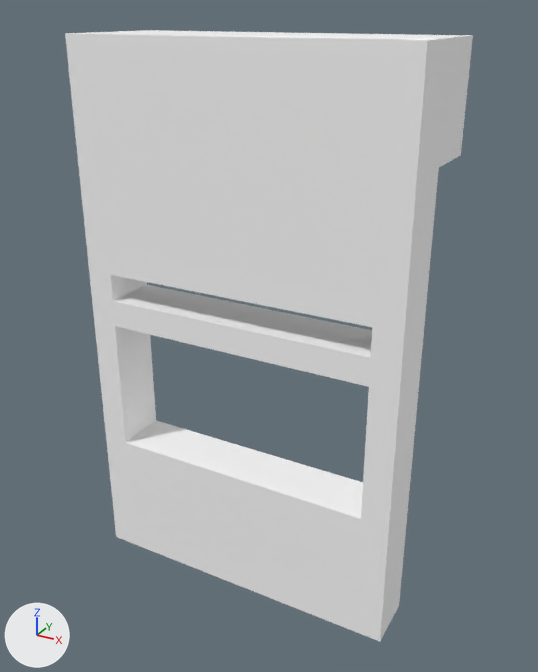
Renders of the FBX model Assets/JendelaSekolah.fbx from each side of a commit.
The view is the same before and after, from a 50 mm camera at (3.05, -5.38, 4.68) aimed at (0.06, 0.05, 1.97). The lights are fixed; the arrows at lower left show +X, +Y and +Z. The picture after the commit comes second. Where no turn or scale is listed for an object, it has been applied to the vertices.

Names of what the first picture shows: 'JendelaSekolah'.
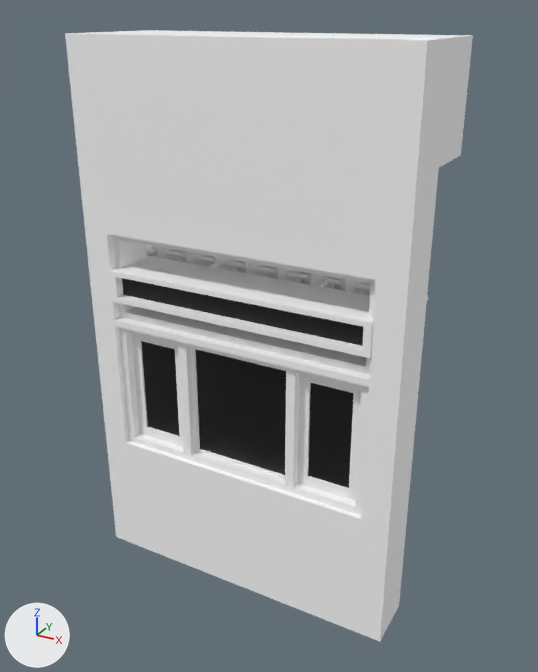
Edits to the bpy script that builds the scene:
```text
Add mat_glass:
    mat_glass = principled_material('Glass')
    mat_glass.base_color = (0.0, 0.0, 0.0)  # black #000000
Add mat_sekolahprops:
    mat_sekolahprops = principled_material('SekolahProps')
    mat_sekolahprops.base_color = (1.0, 1.0, 1.0)  # white #ffffff
Add mat_probuilderdefault:
    mat_probuilderdefault = principled_material('ProBuilderDefault')
    mat_probuilderdefault.base_color = (1.0, 1.0, 1.0)  # white #ffffff
Add mat_sekolahprops_1:
    mat_sekolahprops_1 = principled_material('SekolahProps_1')
    mat_sekolahprops_1.base_color = (1.0, 1.0, 1.0)  # white #ffffff
Change me_scene:
    where me_scene.from_pydata(...)  # 72 vertices, 76 faces; spans x -1.5..1.5, y -0.5..0.58, z -0.5..4.5
    used by ob_jendelasekolah; location = (0.0, 0.0, 0.0)
    me_scene part 1: all 16 vertices in x -1.5..1.5, y -0.5..0.0, z 2.25..2.5 are scaled about their middle by (1, 1, 3.25), then moved by (0.0, 0.0, 0.09)
Add me_scene_005:
    me_scene_005.from_pydata([(-0.13, 0.31, -0.06), (-0.13, 0.31, 0.19), (-0.12, 0.0, -0.06), (-0.13, 0.0, 0.19), (2.31, 0.31, 0.19), (2.31, 0.0, 0.19), (2.31, 0.31, -0.06), (2.31, 0.0, -0.06)], [], [(0, 2, 3, 1), (1, 3, 5, 4), (4, 5, 7, 6), (6, 7, 2, 0), (2, 7, 5, 3), (6, 0, 1, 4)])
    me_scene_005.materials.append(mat_glass)  # black #000000
Add me_scene_003:
    me_scene_003.from_pydata(...)  # 134 vertices, 210 faces; spans x -1.41..1.41, y -0.18..0.07, z -1.94..0.09
    me_scene_003.materials.append(mat_sekolahprops)  # its picture is missing
Add me_scene_006:
    me_scene_006.from_pydata(...)  # 32 vertices, 32 faces; spans x -2.31..0.19, y -0.17..0.2, z -0.03..0.78
    me_scene_006.materials.append(mat_probuilderdefault)  # its picture is missing
Add me_scene_004:
    me_scene_004.from_pydata(...)  # 16 vertices, 32 faces; spans x -1.25..1.25, y -0.26..0.26, z 2.73..3.02
    me_scene_004.materials.append(mat_sekolahprops)  # its picture is missing
Add me_scene_002:
    me_scene_002.from_pydata(...)  # 72 vertices, 132 faces; spans x -1.17..1.17, y -0.15..0.0, z 1.31..2.44
    # faces by material slot: [120, 12]
    me_scene_002.materials.append(mat_sekolahprops_1)  # white #ffffff
    me_scene_002.materials.append(mat_glass)  # black #000000
Add me_scene_001:
    me_scene_001.from_pydata(...)  # 48 vertices, 104 faces; spans x -1.25..1.25, y -0.22..0.22, z 0.0..1.25
    me_scene_001.materials.append(mat_sekolahprops)  # its picture is missing
Add ob_cube:
    ob_cube = bpy.data.objects.new('Cube', me_scene_005)
    ob_cube.location = (-1.13, -0.42, 2.31)
Add ob_besihordeng:
    ob_besihordeng = bpy.data.objects.new('BesiHordeng', me_scene_003)
    ob_besihordeng.location = (0.06, 0.13, 2.56)
Add ob_cube__1:
    ob_cube__1 = bpy.data.objects.new('Cube__1_', me_scene_006)
    ob_cube__1.location = (1.06, -0.25, 2.09)
Add ob_framejendalaatas:
    ob_framejendalaatas = bpy.data.objects.new('FrameJendalaAtas', me_scene_004)
    ob_framejendalaatas.location = (0.0, -0.25, -0.48)
Add ob_jendela:
    ob_jendela = bpy.data.objects.new('Jendela', me_scene_002)
    ob_jendela.location = (0.0, -0.22, -0.5)
Add ob_framejendela:
    ob_framejendela = bpy.data.objects.new('FrameJendela', me_scene_001)
    ob_framejendela.location = (0.0, -0.23, 0.75)
```

Changed parts and their boxes [x1, y1, x2, y2] in the pictures (538 x 672 px; the box of a moved part takes in the faces that stretch with it):
'Jendela', added: after [131, 334, 361, 501]
    faces in mat_glass (black #000000): [141, 341, 354, 488]
    faces in mat_sekolahprops_1 (white #ffffff): [131, 334, 361, 501]
'FrameJendalaAtas', added: after [109, 255, 373, 358]
'FrameJendela', added: after [119, 327, 369, 515]
'Cube__1_', added: after [113, 235, 375, 375]
'Cube', added (black): after [122, 278, 363, 346]
'BesiHordeng', added: after [146, 245, 428, 300]
part 1 of me_scene, moved or reshaped: [78, 159, 437, 394] in both
